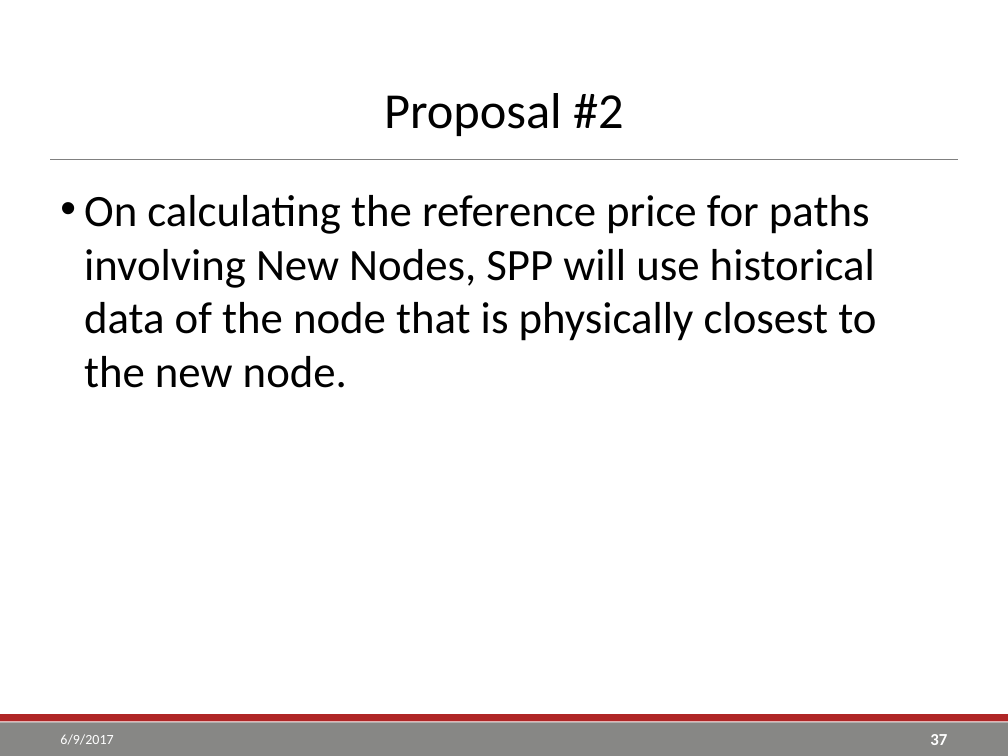
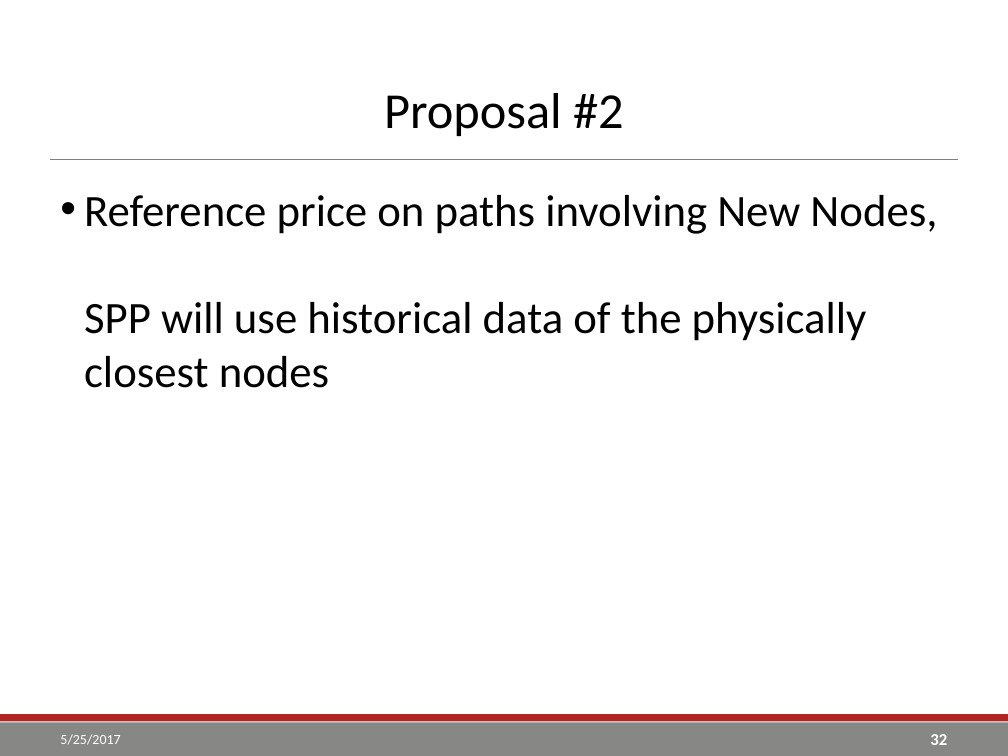
Before and after one commit to go-yohan/sppcredit, a slide deck: slide 32 of ppt/SPP TCR Reference Price Calculation.pptx (slide 37 before the commit). Drawn at 1008x756 pixels with LibreOffice and Linux fonts; fonts in the diff are those of the drawing; background and template pictures are left out. Boxes give left, top, right and bottom in pixels: in the first picture for what was removed or moved away, otherwise in the second. Text is boxed around its words. In the diff, an @@ line names an element or a change of style, - is before the commit and + after.

```diff
--- a/ppt/SPP TCR Reference Price Calculation.pptx
+++ b/ppt/SPP TCR Reference Price Calculation.pptx
@@ text at (x1=84, y1=195, x2=937, y2=388): text changed @@
-• On calculating the reference price for paths involving New Nodes, SPP will use historical data of the node that is physically closest to the new node.
+• Reference price on paths involving New Nodes,
+  SPP will use historical data of the physically closest nodes
@@ text at (x1=60, y1=734, x2=120, y2=745): text changed @@
-6/9/2017
+5/25/2017
@@ page number at (x1=930, y1=734, x2=947, y2=745): text changed @@
-37
+32
```
Also in this commit, not shown: 34 other slides changed, 2 slides added, 21 slides removed, 8 other files.
